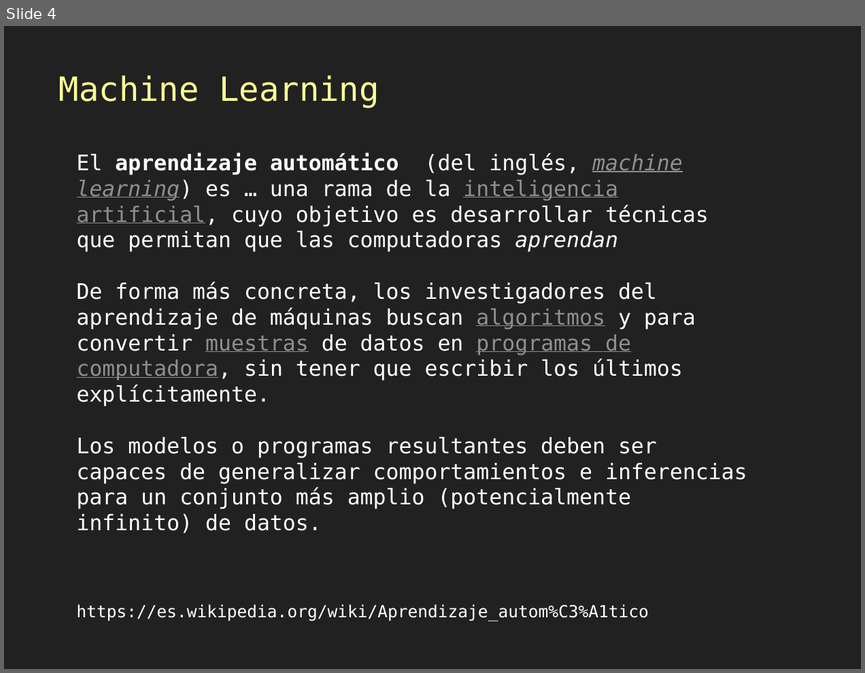
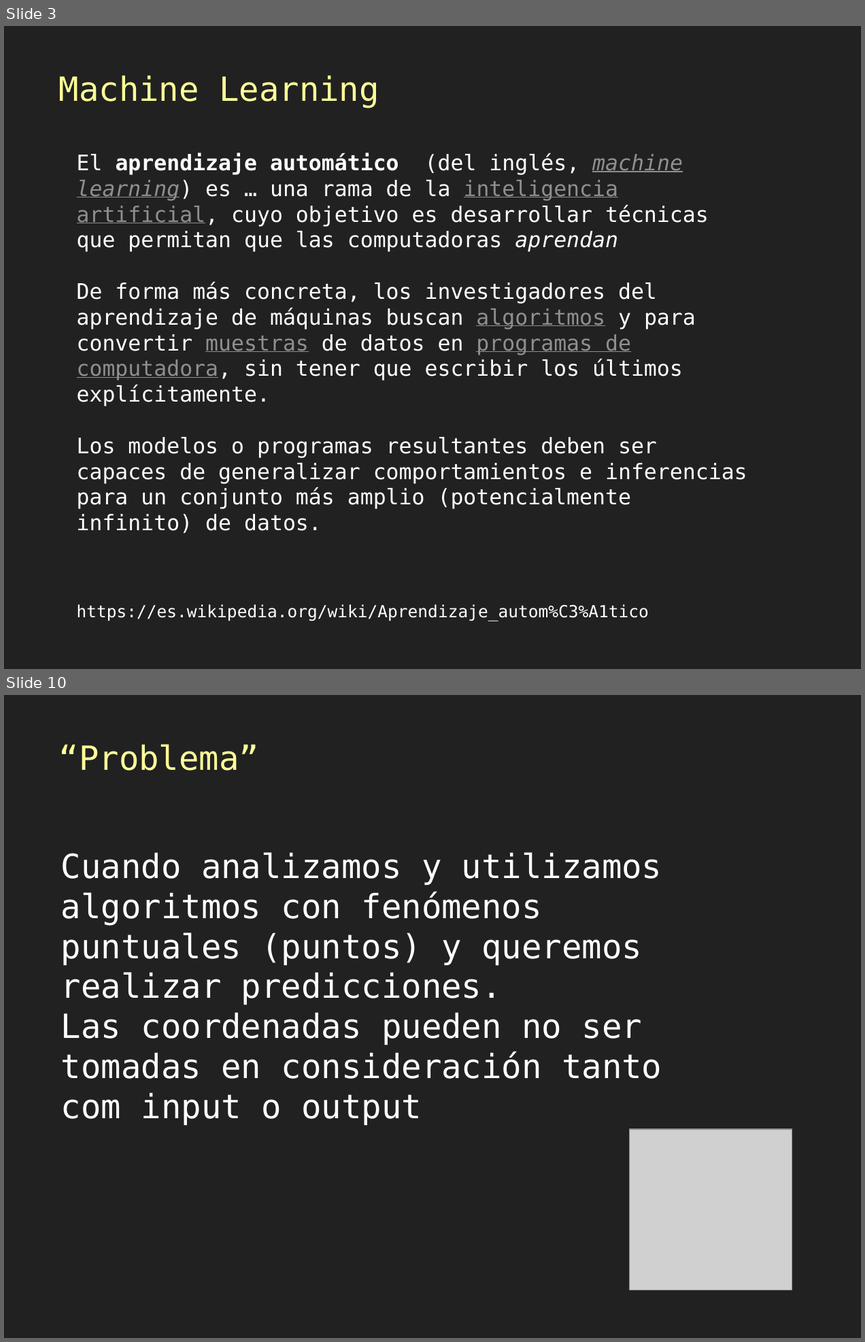
Before and after one commit to gis-master-m2/m2-geoweb, a slide deck: docs/presentacion/Mallas-algoritmos-js.pptx. Shown one above the other, each under a label of ours: slide 4 before the commit, slides 3 and 10 after it; the slides between them are not shown. The pictures are 865x673 and 865x1342 pixels, drawn with LibreOffice and Linux fonts; fonts in the diff are those of the drawing; grey boxes stand for pictures. Boxes give left, top, right and bottom in pixels: in the first picture for what was removed or moved away, otherwise in the second. Text is boxed around its words. In the diff, an @@ line names an element or a change of style, - is before the commit and + after.

```diff
--- a/docs/presentacion/Mallas-algoritmos-js.pptx
+++ b/docs/presentacion/Mallas-algoritmos-js.pptx
@@ slide 10 added at bbox=[4, 695, 861, 1338], background #212121 @@
@@ text added at bbox=[59, 744, 260, 770], 28 pt, text #FFFF99 @@
+“Problema”
@@ text added at bbox=[61, 852, 662, 1125], 28 pt, text #FFFFFF @@
+Cuando analizamos y utilizamos algoritmos con fenómenos puntuales (puntos) y queremos realizar predicciones.
+Las coordenadas pueden no ser tomadas en consideración tanto com input o output
@@ picture added at bbox=[630, 1129, 791, 1289] @@
@@ what was slide 4 is now slide 3 @@
```
Also in this commit, not shown: 2 other slides changed, 9 other slides added, 5 slides removed.
